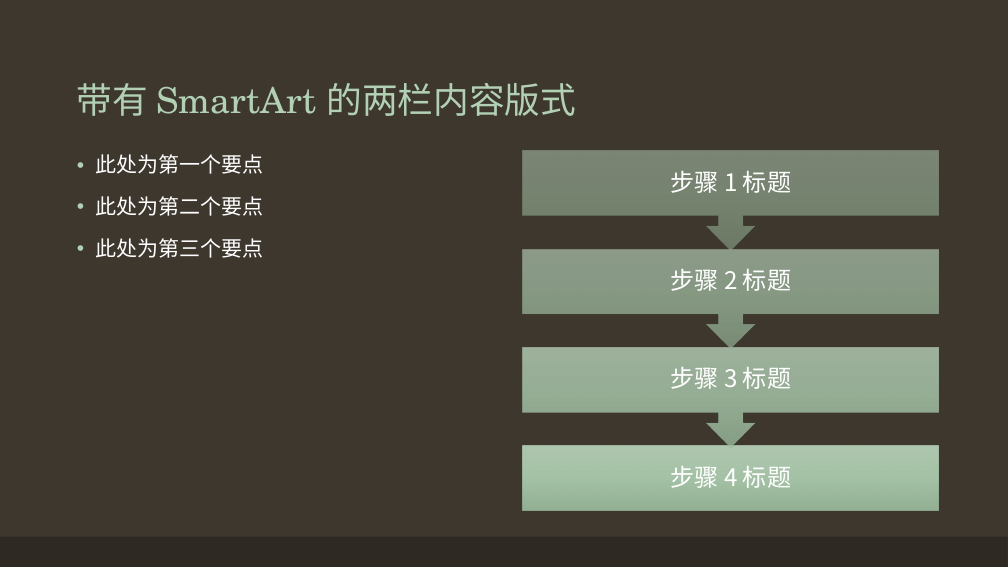
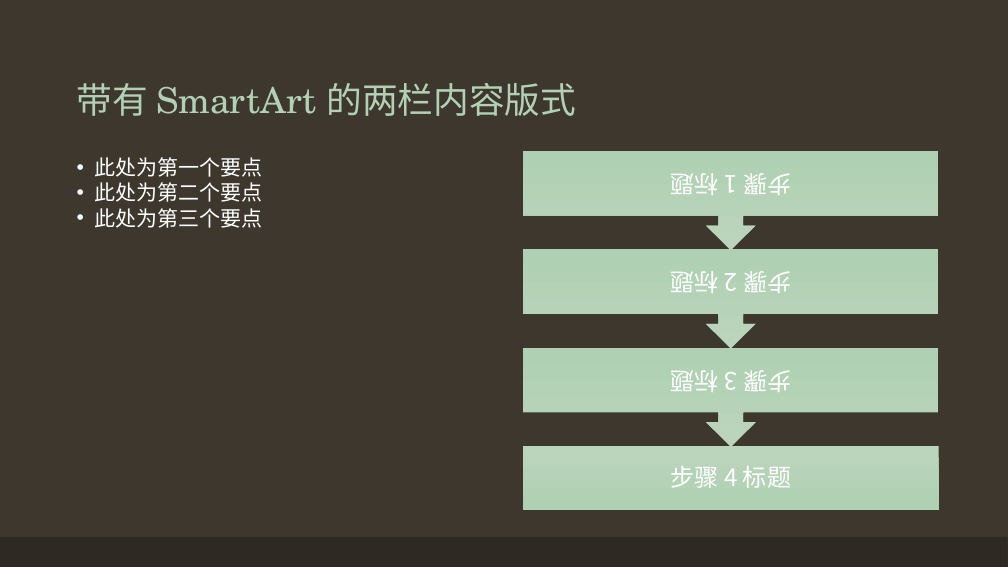
Before and after one commit to Seraphli/RLAIExercise, a slide deck: slide 13 of Chapter 9.pptx (slide 7 before the commit). Drawn at 1008x567 pixels with LibreOffice and Linux fonts; fonts in the diff are those of the drawing. Boxes give left, top, right and bottom in pixels: in the first picture for what was removed or moved away, otherwise in the second. Text is boxed around its words. In the diff, an @@ line names an element or a change of style, - is before the commit and + after.

```diff
--- a/Chapter 9.pptx
+++ b/Chapter 9.pptx
@@ text "此处为第一个要点" at (95, 157, 263, 228): indent changed; line spacing 0.9 to 1; less space between paragraphs @@
@@ less space between paragraphs; fill none to gradient #BBD5BD to #AFD0B2; rotation 0 to 180 degrees in 3 elements at (523, 348, 939, 447), (523, 250, 939, 349), (523, 151, 939, 250) @@
@@ group removed at (523, 151, 939, 510): 3 up arrow callouts, 1 rectangle @@
@@ rectangle "步骤 4 标题": place and size @@
-rectangle "步骤 4 标题" at (670, 466, 791, 488)
+rectangle "步骤 4 标题" at (523, 446, 939, 510)
@@ rectangle "步骤 4 标题" at (523, 446, 939, 510): less space between paragraphs; fill none to gradient #BBD5BD to #AFD0B2 @@
```
Also in this commit, not shown: 6 other slides changed, 12 slides added, 6 slides removed.
